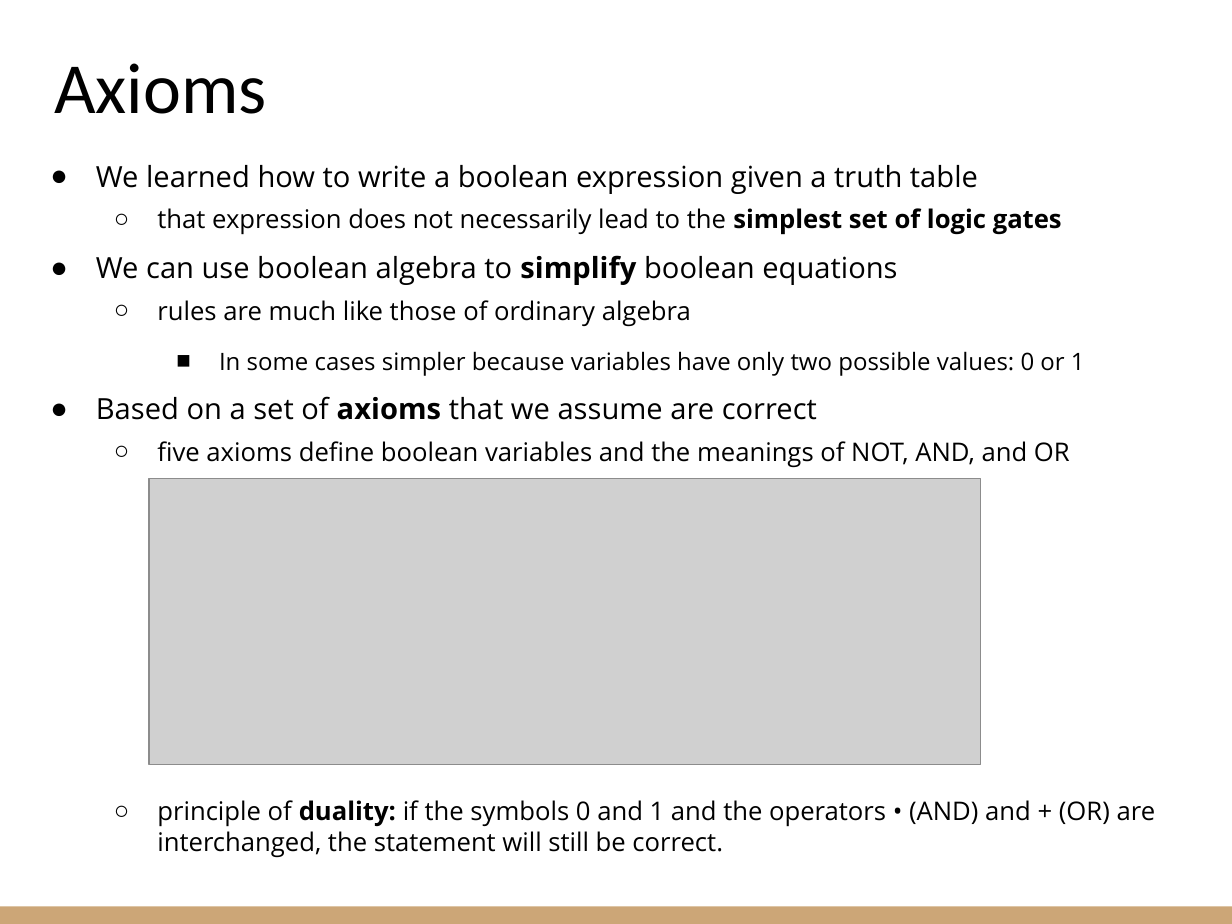
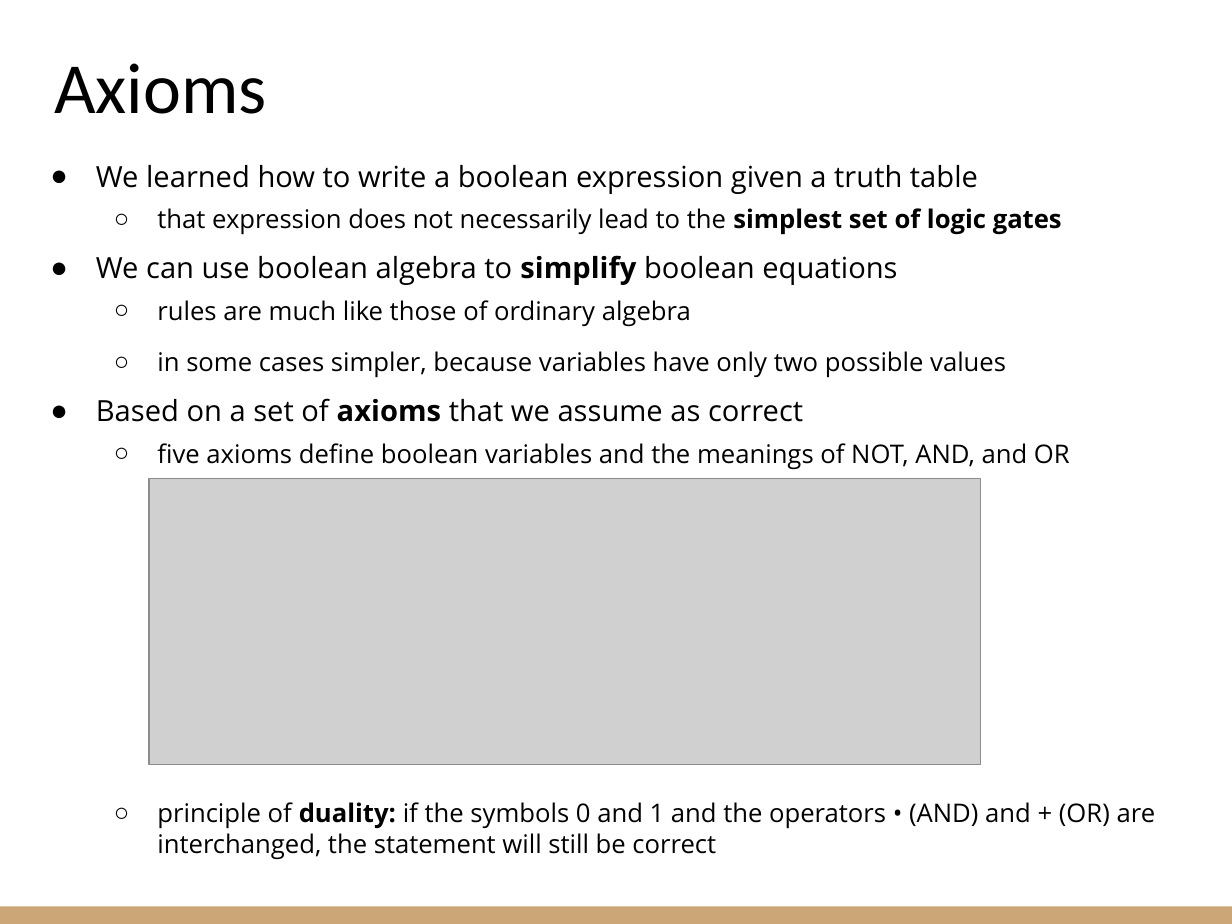
Before and after one commit to riccardoberta/esd, a slide deck: slide 9 of 05 - Boolean Algebra.pptx. Drawn at 1232x924 pixels with LibreOffice and Linux fonts; fonts in the diff are those of the drawing; grey boxes stand for pictures. Boxes give left, top, right and bottom in pixels: in the first picture for what was removed or moved away, otherwise in the second. Text is boxed around its words. In the diff, an @@ line names an element or a change of style, - is before the commit and + after.

```diff
--- a/05 - Boolean Algebra.pptx
+++ b/05 - Boolean Algebra.pptx
@@ text at (x1=96, y1=351, x2=1006, y2=422): text changed; size 14 to 15 pt @@
-    ■ In some cases simpler because variables have only two possible values: 0 or 1
-● Based on a set of axioms that we assume are correct
+  ○ in some cases simpler, because variables have only two possible values
+● Based on a set of axioms that we assume as correct
@@ text at (x1=157, y1=802, x2=1156, y2=859): text changed @@
-  ○ principle of duality: if the symbols 0 and 1 and the operators • (AND) and + (OR) are interchanged, the statement will still be correct.
+  ○ principle of duality: if the symbols 0 and 1 and the operators • (AND) and + (OR) are interchanged, the statement will still be correct
```
Also in this commit, not shown: 4 other slides changed, 20 other files.
